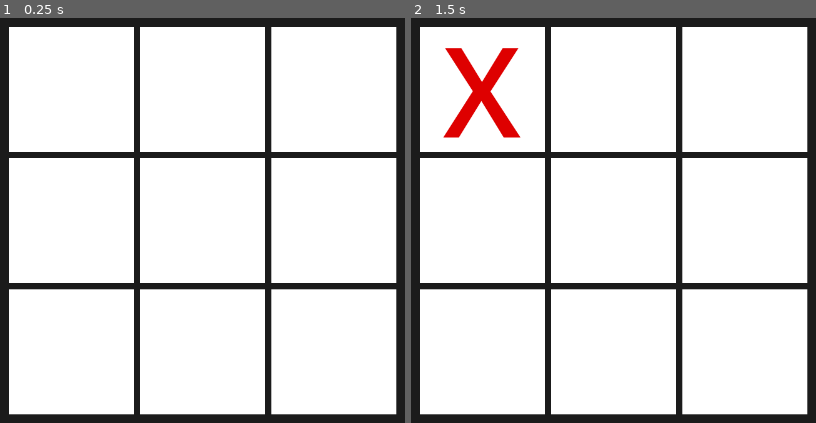
Above: before the commit, frames 1-2 (left to right).
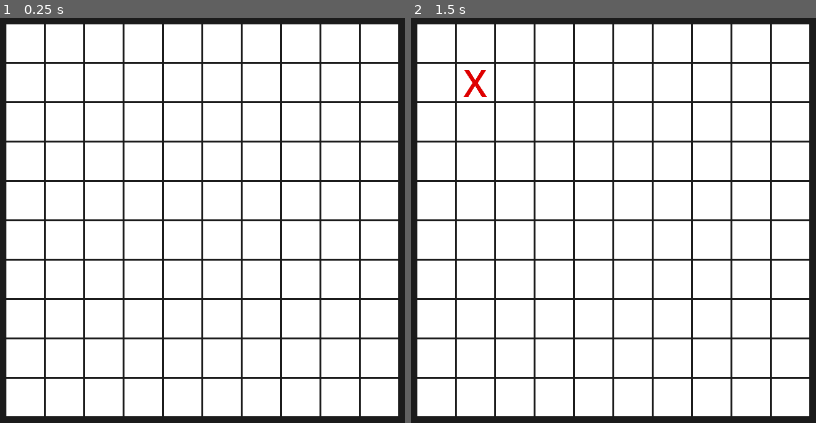
Above: after the commit, the same moments.

Repository: IonAir1/Tic-Tac-Toe
Game: Godot game, scene res://game/game_screen.tscn
Two runs of this game, one before a commit and one after it. Both use one fixed random seed, a clock stepped at 60 frames per second and the inputs below.
Inputs (mouse positions are in pixels of both pictures, inside the frame that each line leads up to):
- Up to frame 1 (0.25 s): no input
- Up to frame 2 (1.5 s): click (483, 90) at 0.52 s; click (483, 90) at 1.27 s

The runs differ from the first frame. In frame 1, 17% of the frame differs, in the area x 1-99%, y 1-99%; in frame 2, 19%.

Commit message:
fixed bug where game does not check if  winning mark in proper rows

Diff:
--- a/game/game_screen.gd
+++ b/game/game_screen.gd
@@ -33,6 +33,7 @@
 		players[curr_player-1].append(cell)
 	else:
 		print("cell is already taken")
+		return
 
 	delete_box(Global.delete_last_box)
 
@@ -40,6 +41,7 @@
 		print("player %s has won" % curr_player)
 		$win.visible = true
 		$win.text = ("player %s has won" % curr_player)
+		return
 
 	curr_player += 1
 	if curr_player > Global.player_count:
@@ -58,15 +60,35 @@
 func check_for_win(chosen_player): #check if player won; player number as input
 	var player = players[chosen_player-1]
 	for cell in player:
-		if player.has(cell-1) and player.has(cell+1):
-			return true
-		if player.has(cell-Global.board_size) and player.has(cell+Global.board_size):
-			return true
-		if player.has(cell-(Global.board_size-1)) and player.has(cell+(Global.board_size-1)):
-			return true
-		if player.has(cell-(Global.board_size+1)) and player.has(cell+(Global.board_size+1)):
-			return true
+		if player.has(cell-1) \
+		and player.has(cell+1):
+			if get_row(cell) == get_row(cell + 1) \
+			and get_row(cell) == get_row(cell - 1):
+				return true
+
+		if player.has(cell-Global.board_size) \
+		and player.has(cell+Global.board_size):
+			if get_row(cell) == (get_row(cell - Global.board_size) + 1) \
+			and get_row(cell) == (get_row(cell + Global.board_size) - 1):
+				return true
+
+		if player.has(cell - (Global.board_size - 1)) \
+		and player.has(cell + (Global.board_size - 1)):
+			if get_row(cell) == (get_row(cell - Global.board_size - 1) + 1) \
+			and get_row(cell) == (get_row(cell + Global.board_size - 1) - 1):
+				return true
+
+		if player.has(cell-(Global.board_size+1)) \
+		and player.has(cell+(Global.board_size+1)):
+			if get_row(cell) == (get_row(cell - Global.board_size + 1) + 1) \
+			and get_row(cell) == (get_row(cell + Global.board_size + 1) - 1):
+				return true
+
 	return false
+
+
+func get_row(cell): #get row number
+	return floor(cell / Global.board_size)
 
 
 func board_to_string(board): #convert board list to a printable string
--- a/global.gd
+++ b/global.gd
@@ -1,6 +1,6 @@
 extends Node
 
-var board_size:int = clamp(3,3,10)
+var board_size:int = clamp(10,3,10)
 var player_count:int = clamp(2,2,4)
 var pos_shift:int = 210 #position shift of each box from center
 var latest_box: int
